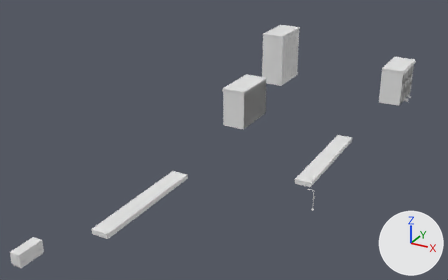
The glTF model Assets/RailRush/RailRush.glb: old version first, new version second.
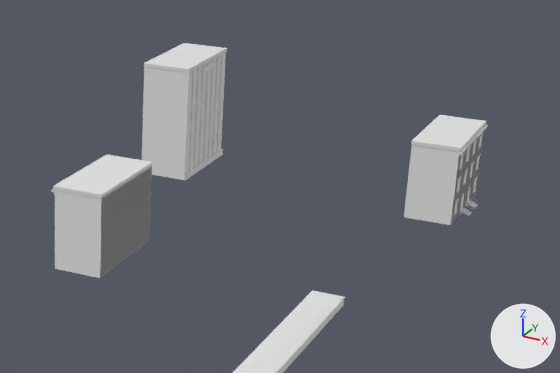
Each version appears first from a camera (50 mm lens) standing at (79.4, 8.8, 67.4) and looking at (2.6, 148.6, -2.4), and next in a close-up on the part from 44% to 100% of the width and 2% to 61% of the height. Every picture has the same lights, and +X, +Y and +Z are marked at lower right. The last two pictures show the newer version. Where no turn or scale is listed for an object, it has been applied to the vertices. Vertices at exactly the same position are counted once.

Names of what the first close-up shows: 'BrownstoneL_Main', 'BrownstoneR_Main', 'OfficeR_Main', 'PlatformR_Main'.
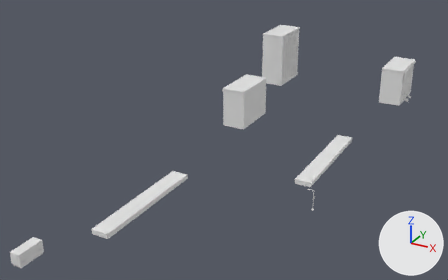
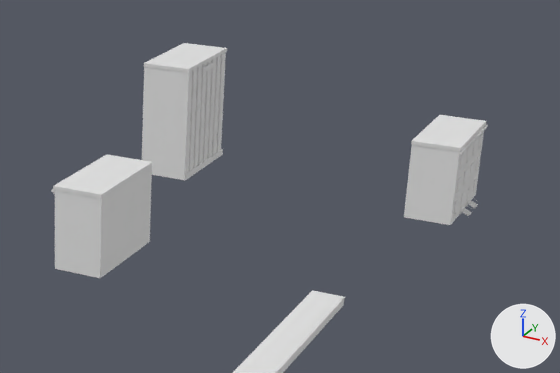
Commit message: Fix z-fighting on Rail Rush's brownstone buildings

Location of each change, [x1, y1, x2, y2] in pixels of the close-ups (560 x 373 px):
part 1 of me_brownstonel_main, deleted
    before: [100, 166, 152, 278]
part 2 of me_brownstoner_main, deleted
    before: [451, 131, 484, 224]

The change, as a diff of the scene's bpy script:
```diff
--- a/Assets/RailRush/RailRush.glb.py
+++ b/Assets/RailRush/RailRush.glb.py
@@ me_brownstonel_main @@
 # used by ob_brownstonel_main; location = (0.0, 160.0, 0.0)
-me_brownstonel_main.from_pydata(...)  # 492 vertices, 744 faces; spans x -1.35..6.55, y -7.3..7.3, z 0.0..11.1
+me_brownstonel_main.from_pydata(...)  # 484 vertices, 732 faces; spans x -1.35..6.55, y -7.3..7.3, z 0.0..11.1
+# me_brownstonel_main part 1: the loose piece of 8 vertices spanning x 0.0..6.5, y -7.19..7.19, z 0.0..10.6 is deleted
 me_brownstonel_main.materials.append(mat_palette)
@@ me_brownstoner_main @@
 # used by ob_brownstoner_main; location = (40.0, 200.0, 0.0)
-me_brownstoner_main.from_pydata(...)  # 492 vertices, 744 faces; spans x -6.55..1.35, y -7.3..7.3, z 0.0..11.1
+me_brownstoner_main.from_pydata(...)  # 484 vertices, 732 faces; spans x -6.55..1.35, y -7.3..7.3, z 0.0..11.1
+# me_brownstoner_main part 2: the loose piece of 8 vertices spanning x -6.5..0.0, y -7.19..7.19, z 0.0..10.6 is deleted
 me_brownstoner_main.materials.append(mat_palette)
```
